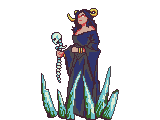
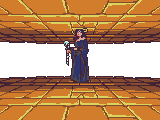
The second 160 × 120 image is a revision of the first. Changes to its layers:
hid "Bone Shield" over <box>41,66,119,120</box>
added layer "Death Speaker 5" above "Death Speaker 2" over <box>63,28,90,83</box>
hid "Death Speaker" over <box>51,8,102,118</box>
showed "dungeon07" over <box>0,0,160,120</box>
